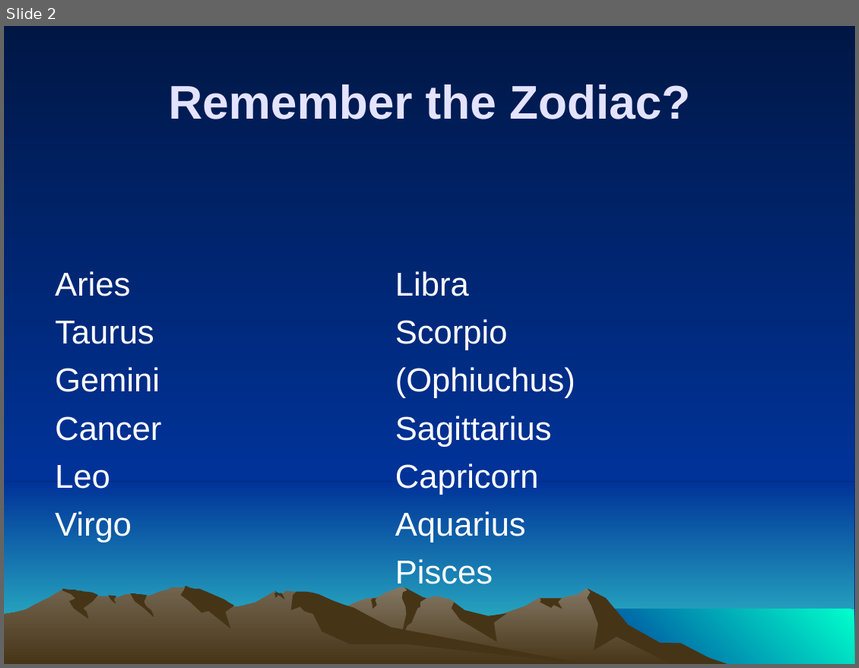
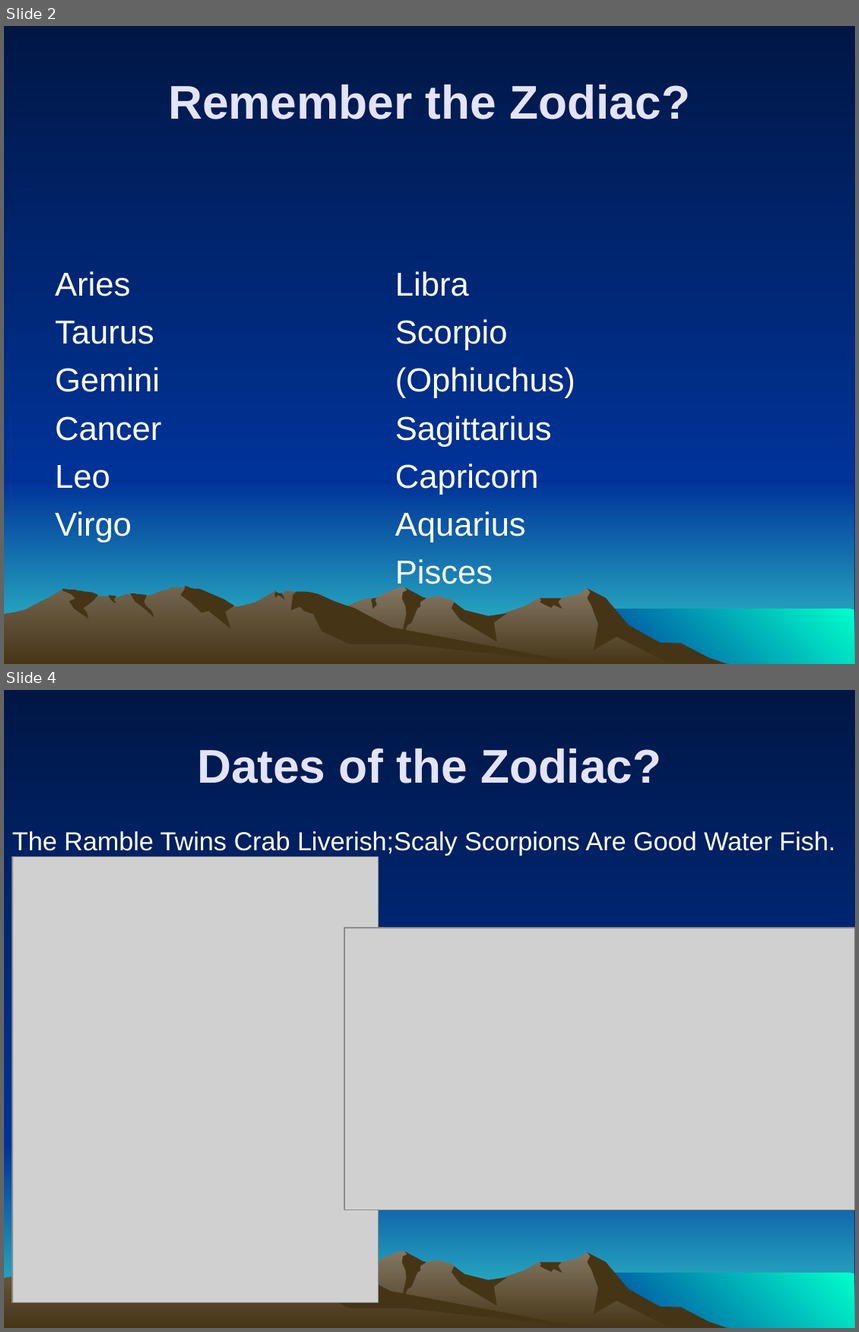
Before and after one commit to ForrestErickson/NovemberNightSky, a slide deck: NovemberSky_ZodiacNMore_SMAS_20231110_1500.ppt. Shown one above the other, each under a label of ours: slide 2 before the commit, slides 2 and 4 after it; the slides between them are not shown. The pictures are 859x668 and 859x1332 pixels, drawn with LibreOffice and Linux fonts; fonts in the diff are those of the drawing; grey boxes stand for pictures. Boxes give left, top, right and bottom in pixels: in the first picture for what was removed or moved away, otherwise in the second. Text is boxed around its words. In the diff, an @@ line names an element or a change of style, - is before the commit and + after.

Commit message:
Add images for constilations of interest, Cartes du Ciel and Stellarium.

```diff
--- a/NovemberSky_ZodiacNMore_SMAS_20231110_1500.ppt
+++ b/NovemberSky_ZodiacNMore_SMAS_20231110_1500.ppt
@@ slide 4 added at (4,690,855,1328), background gradient #001746 to #003399; not listed: 10 template elements that a slide beside it also shows @@
@@ text added at (197,749,661,783), 40 pt, text #E3E3FF, bold @@
+Dates of the Zodiac?
@@ text added at (12,831,835,856), 22 pt, text #FFFFFF @@
+The Ramble Twins Crab Liverish;Scaly Scorpions Are Good Water Fish.
@@ picture added at (12,857,379,1303) @@
@@ picture added at (344,929,855,1211) @@
```
Also in this commit, not shown: 12 other slides added, 12 slides removed.
